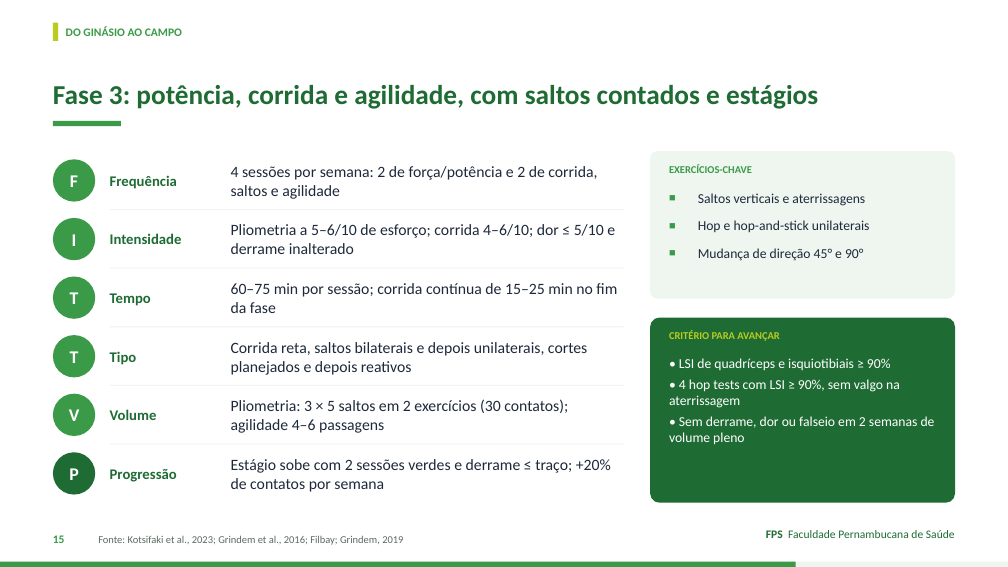
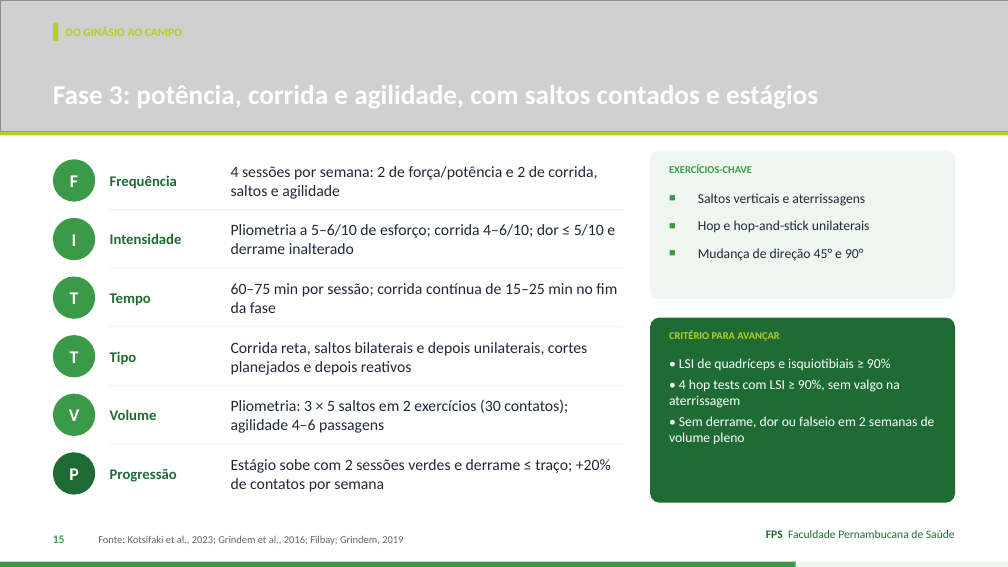
Before and after one commit to Institutomoraisandrade/CRM, a slide deck: slide 15 of trabalho-fps/trabalhos/2026-11-09-caso04-lca-lcm/apresentacao.pptx. Drawn at 1008x567 pixels with LibreOffice and Linux fonts; fonts in the diff are those of the drawing; grey boxes stand for pictures. Boxes give left, top, right and bottom in pixels: in the first picture for what was removed or moved away, otherwise in the second. Text is boxed around its words. In the diff, an @@ line names an element or a change of style, - is before the commit and + after.

```diff
--- a/trabalho-fps/trabalhos/2026-11-09-caso04-lca-lcm/apresentacao.pptx
+++ b/trabalho-fps/trabalhos/2026-11-09-caso04-lca-lcm/apresentacao.pptx
@@ picture added at (x1=0, y1=0, x2=1008, y2=132) @@
@@ text "DO GINÁSIO AO CAMPO" at (x1=66, y1=26, x2=182, y2=36): text colour #3A9A47 to #B9CC1F @@
@@ text "Fase 3: potência, corrida e ..." at (x1=53, y1=85, x2=818, y2=108): text colour #1E6B34 to #FFFFFF @@
@@ rectangle added at (x1=0, y1=132, x2=1008, y2=135), fill #B9CC1F @@
@@ rectangle removed at (x1=53, y1=121, x2=121, y2=126) @@
```
Also in this commit, not shown: 18 other slides changed, 12 other files.
